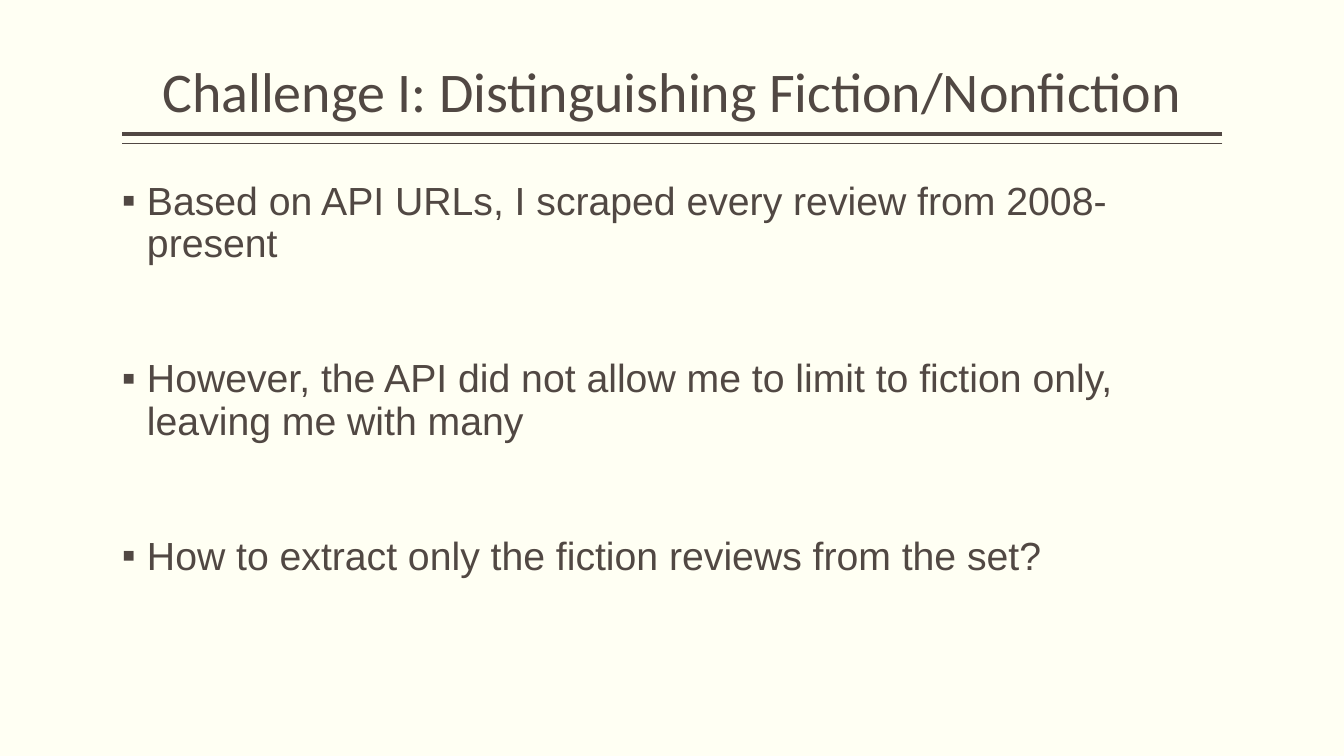
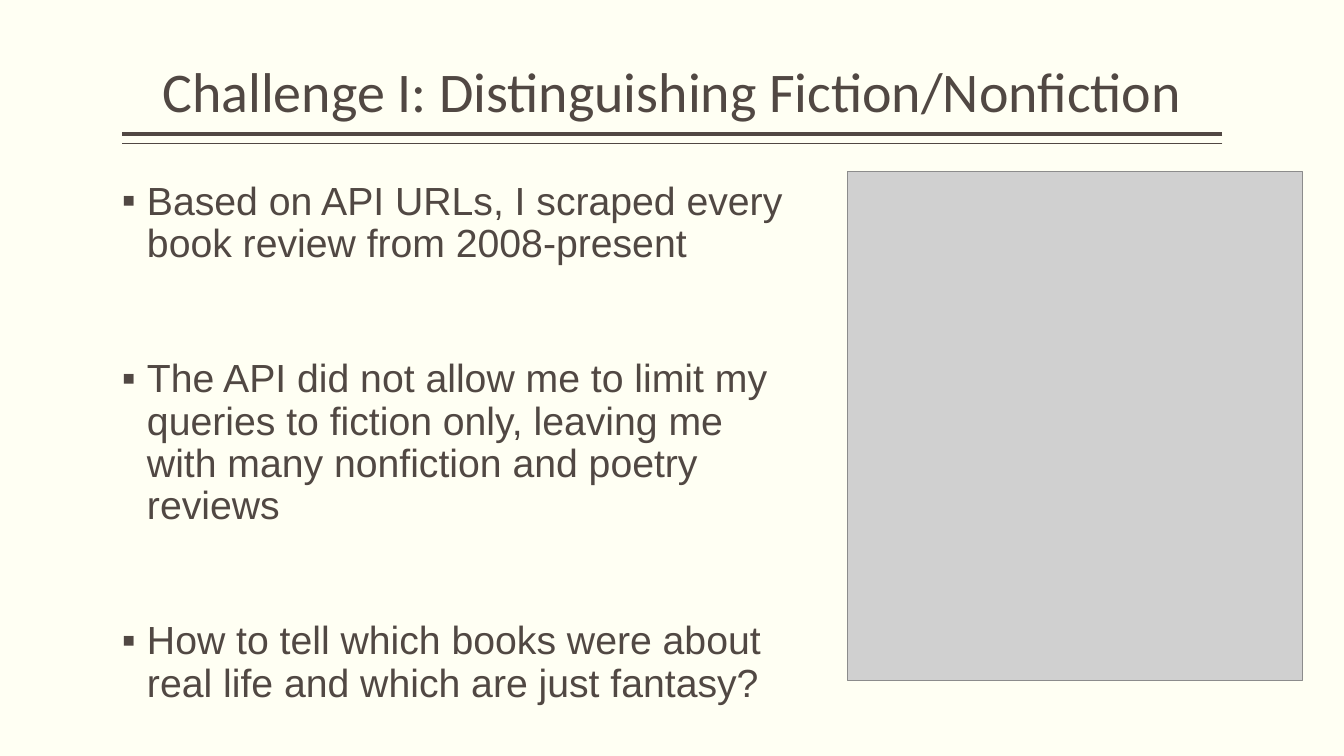
Before and after one commit to nycdatasci/bootcamp008_project, a slide deck: slide 8 of Project4-Capstone/davidletzler/NYTimes.pptx. Drawn at 1344x756 pixels with LibreOffice and Linux fonts; fonts in the diff are those of the drawing; grey boxes stand for pictures. Boxes give left, top, right and bottom in pixels: in the first picture for what was removed or moved away, otherwise in the second. Text is boxed around its words. In the diff, an @@ line names an element or a change of style, - is before the commit and + after.

```diff
--- a/Project4-Capstone/davidletzler/NYTimes.pptx
+++ b/Project4-Capstone/davidletzler/NYTimes.pptx
@@ picture added at box(847, 171, 1303, 681) @@
@@ text at box(147, 186, 783, 705): text changed @@
-▪ Based on API URLs, I scraped every review from 2008-present
-▪ However, the API did not allow me to limit to fiction only, leaving me with many
-▪ How to extract only the fiction reviews from the set?
+▪ Based on API URLs, I scraped every book review from 2008-present
+▪ The API did not allow me to limit my queries to fiction only, leaving me with many nonfiction and poetry reviews
+▪ How to tell which books were about real life and which are just fantasy?
```
Also in this commit, not shown: 9 other slides changed, 6 slides added, 1 slide removed, 3 other files.
